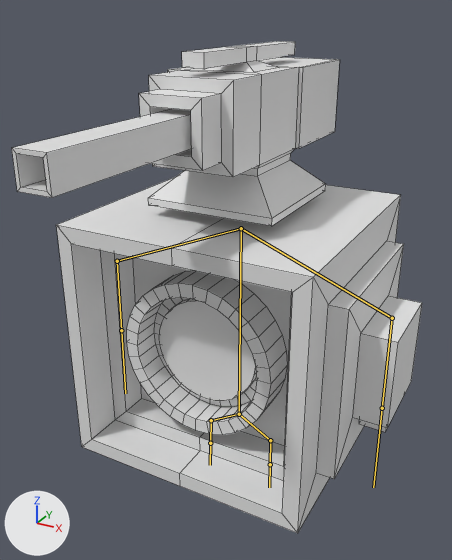
The FBX model 3D/LD44/Canon.fbx as it was, and as the next commit left it.
Rendered twice from a camera (50 mm lens) standing at (2.43, -4.23, 3.43) and looking at (0.29, -0.33, 1.48). The lights are fixed; the arrows at lower left show +X, +Y and +Z. The bones that bend it are drawn over the model as lines. Mesh edges are drawn as thin lines.
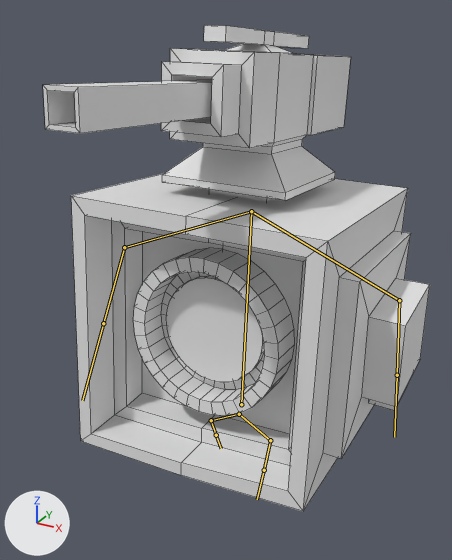
The newer file adds an action. The first version stands in its rest pose; the second is drawn at frame 11 of the action 'Body|Run'.

What the commit changed:
Bone 'Body' (bone_body) moves from (0.0, 0.0, 0.0) to (0.01, 0.059, -0.003).
Bone 'Body' (bone_body) turns from (0, 0, 0) to (-4, 0, 0) degrees about its own x, y and z.
Bone 'R_Hand' (bone_r_hand) turns from (0, 0, 0) to (0, 0, 26) degrees about its own x, y and z.
Bone 'L_Hand' (bone_l_hand) turns from (0, 0, 0) to (0, 2, 20) degrees about its own x, y and z.
Bone 'R_foot' (bone_r_foot) turns from (0, 0, 0) to (0, -1, -24) degrees about its own x, y and z.
Bone 'L_foot' (bone_l_foot) turns from (0, 0, 0) to (0, 0, -29) degrees about its own x, y and z.

Where the change shows, as pixel boxes [x1, y1, x2, y2] in the pictures (452 x 560 px):
'Cube', posed
    before: [12, 41, 422, 533]
    after: [43, 25, 430, 511]
bone 'Body', root to tip
    before: (239, 414) to (241, 228)
    after: (241, 404) to (251, 211)
bone 'R_Hand', root to tip
    before: (117, 261) to (121, 330)
    after: (124, 247) to (103, 323)
bone 'L_Hand', root to tip
    before: (392, 318) to (382, 408)
    after: (399, 300) to (397, 375)
bone 'R_foot', root to tip
    before: (211, 420) to (210, 443)
    after: (211, 420) to (216, 435)
bone 'L_foot', root to tip
    before: (270, 440) to (270, 464)
    after: (270, 440) to (264, 470)
